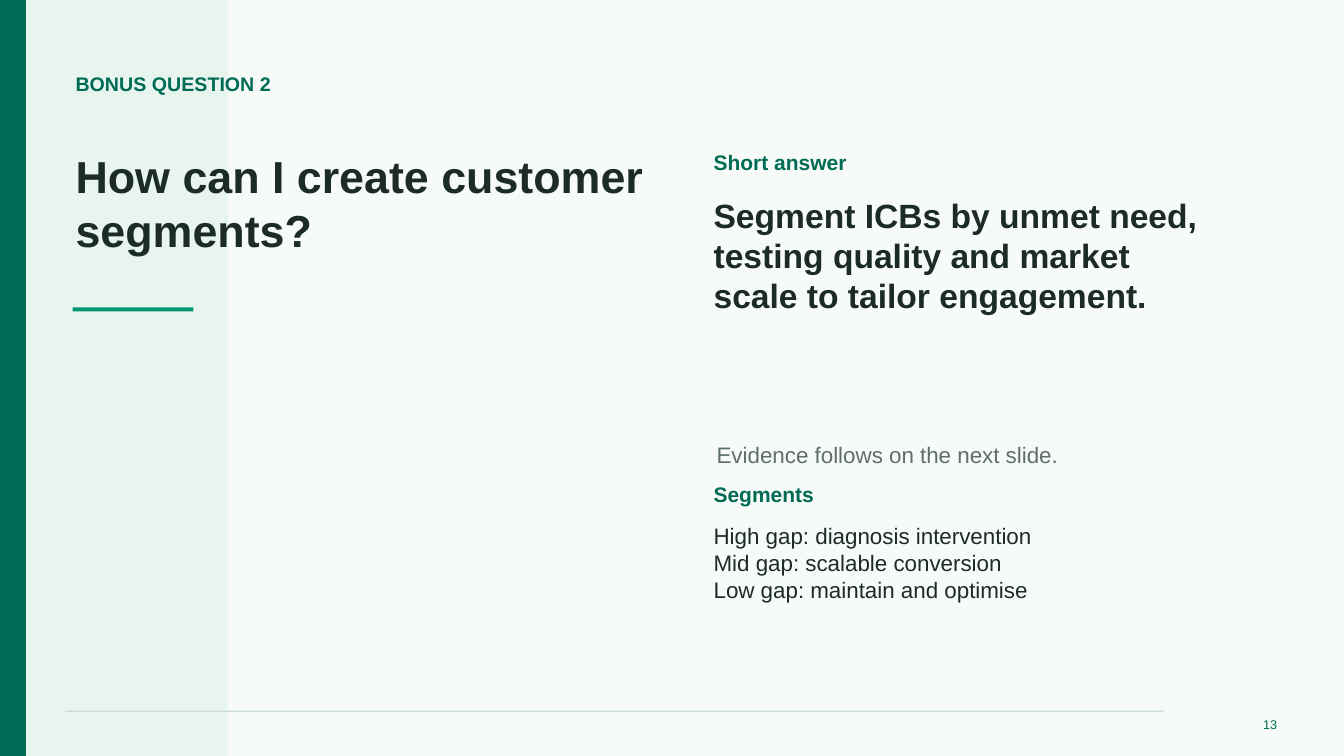
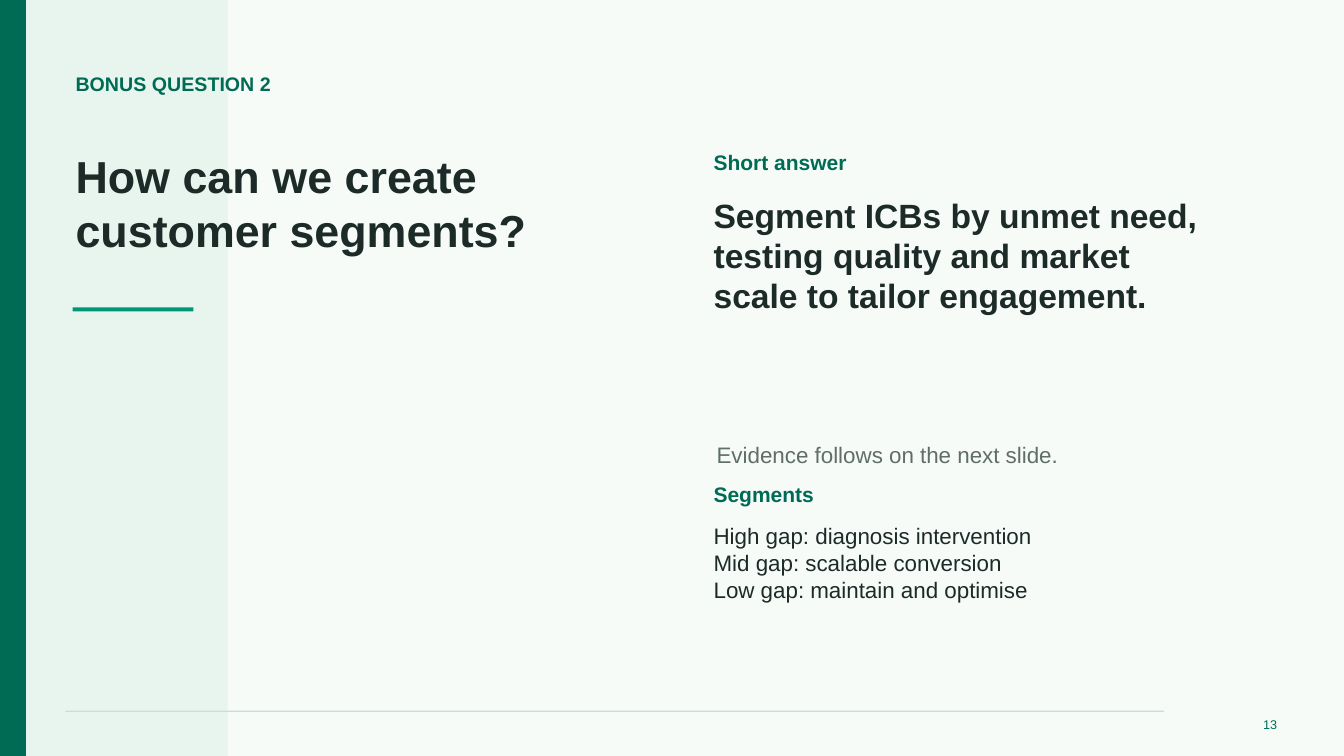
Before and after one commit to koklala321/CKD-business-case, a slide deck: slide 13 of doc/Case_study_presentation.pptx. Drawn at 1344x756 pixels with LibreOffice and Linux fonts; fonts in the diff are those of the drawing. Boxes give left, top, right and bottom in pixels: in the first picture for what was removed or moved away, otherwise in the second. Text is boxed around its words. In the diff, an @@ line names an element or a change of style, - is before the commit and + after.

Commit message:
update ppt

```diff
--- a/doc/Case_study_presentation.pptx
+++ b/doc/Case_study_presentation.pptx
@@ text at (76, 162, 526, 256): text changed @@
-How can I create customer segments?
+How can we create customer segments?
```
Also in this commit, not shown: 1 other file.
